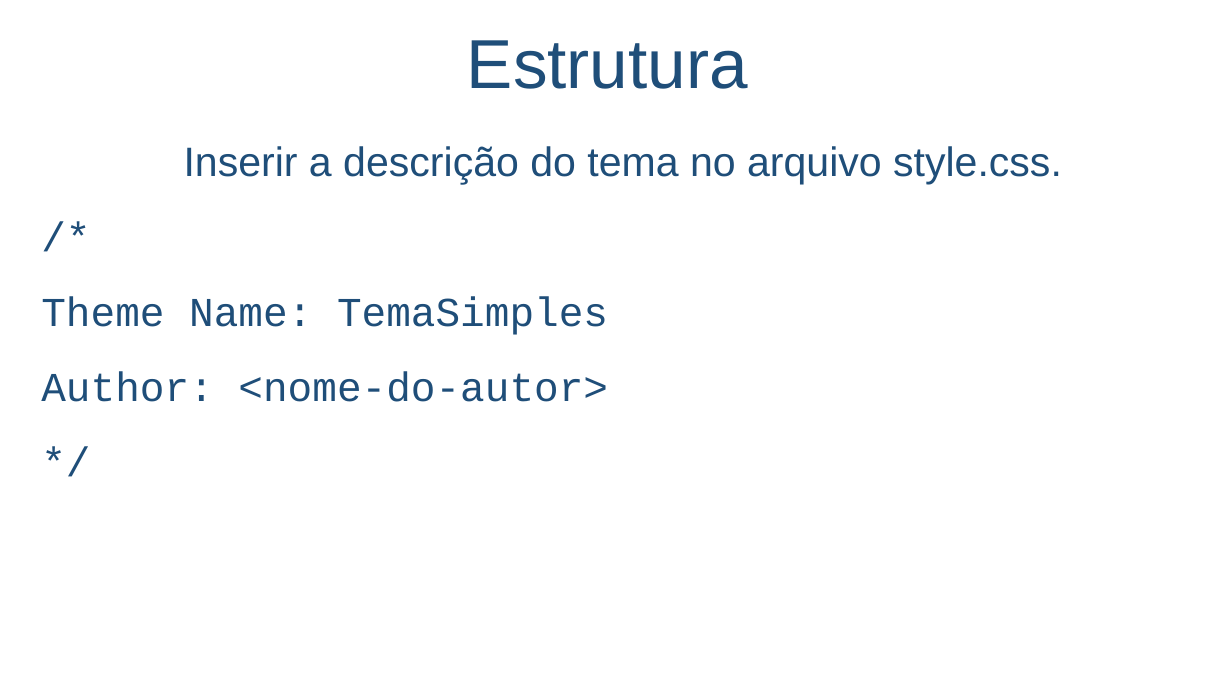
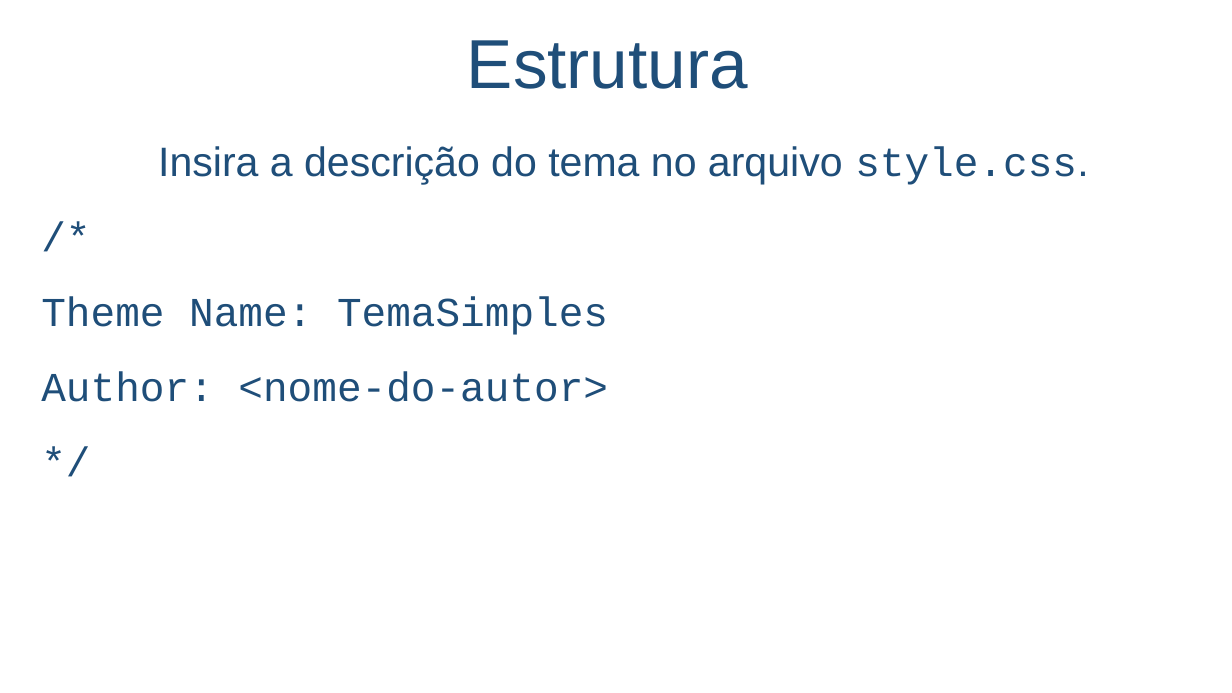
Before and after one commit to salmo-jr/public-slides, a slide deck: slide 4 of wordpress-como-criar-um-novo-tema.pptx (slide 3 before the commit). Drawn at 1232x693 pixels with LibreOffice and Linux fonts; fonts in the diff are those of the drawing; background and template pictures are left out. Boxes give left, top, right and bottom in pixels: in the first picture for what was removed or moved away, otherwise in the second. Text is boxed around its words. In the diff, an @@ line names an element or a change of style, - is before the commit and + after.

```diff
--- a/wordpress-como-criar-um-novo-tema.pptx
+++ b/wordpress-como-criar-um-novo-tema.pptx
@@ text at box(158, 146, 1088, 185): text changed @@
-Inserir a descrição do tema no arquivo style.css.
+Insira a descrição do tema no arquivo style.css.
```
Also in this commit, not shown: 7 other slides changed, 6 slides added.
